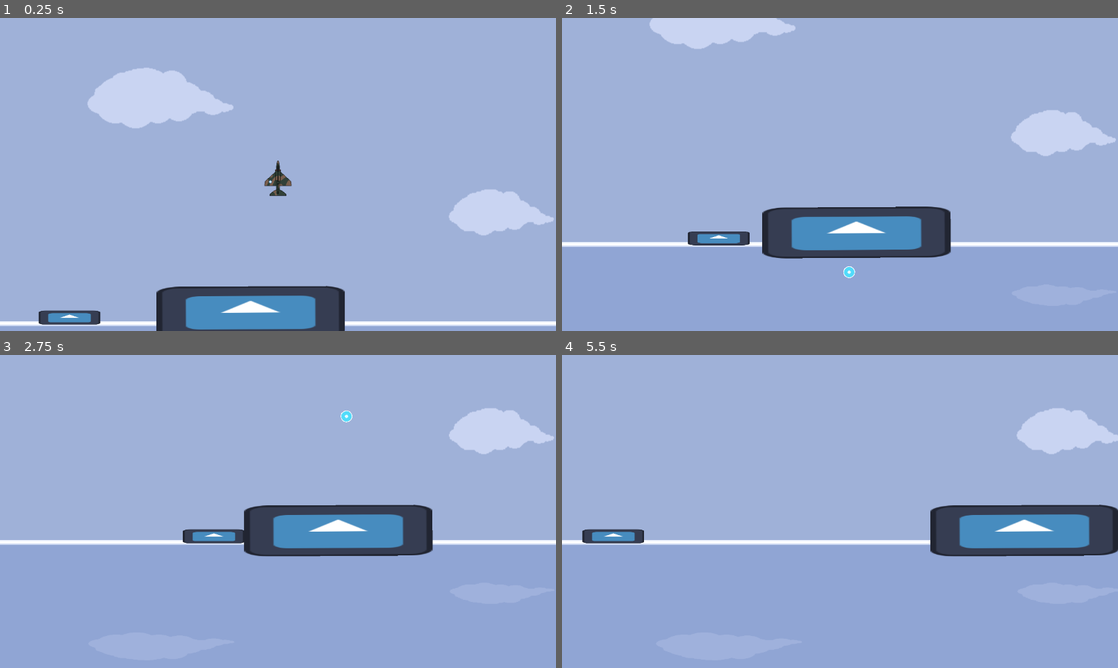
Above: before the commit, frames 1-4 (two rows, left to right).
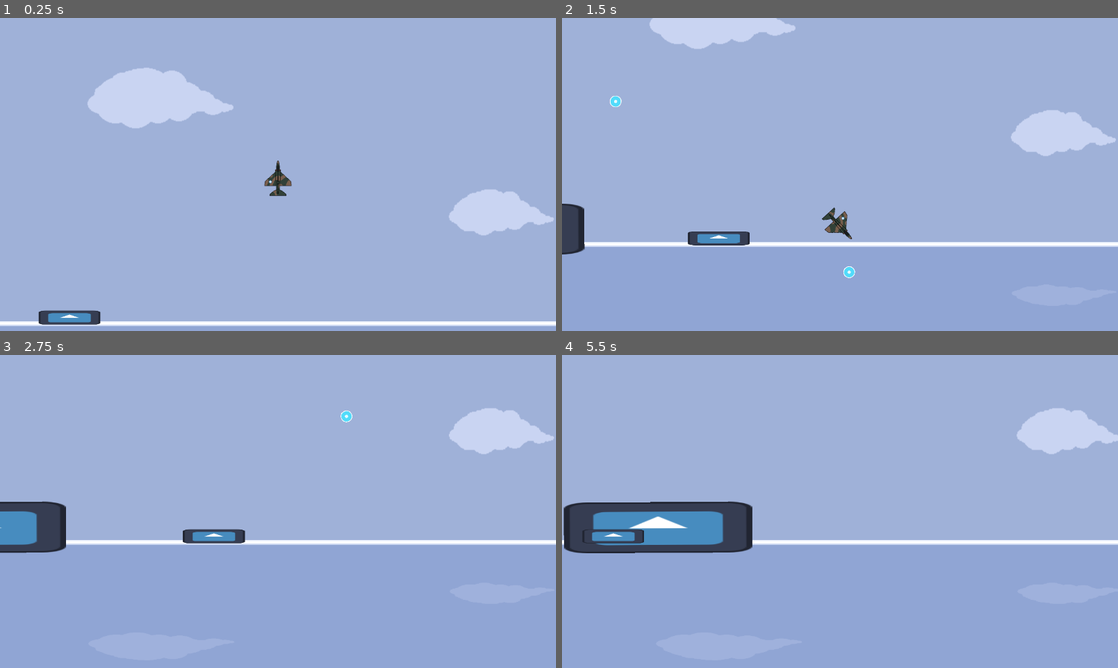
Above: after the commit, the same moments.

Repository: NicolasLaure/AceStrider
Game: Godot game, scene res://Scenes/nacho_test_scene.tscn
The game is run twice, just before and just after one commit, with the same random seed, the same clock (stepped at 60 frames per second) and the same inputs. The engine's default icon, where the game draws it, is replaced by a stand-in: a white triangle on a blue panel in a dark square.
Inputs:
- Up to frame 1 (0.25 s): no input
- Up to frame 2 (1.5 s): hold D 0.53-1.28 s; tap Space (Shoot) at 0.6, 1.35 s; hold A from 1.28 s (still down)
- Up to frame 3 (2.75 s): release A at 2.03 s; hold D from 2.03 s (still down); tap Space (Shoot) at 2.1 s
- Up to frame 4 (5.5 s): release D at 2.78 s; hold W (Thrust) 2.78-3.53 s; tap Space (Shoot) every 0.75 s from 2.85 to 5.1 s; hold A from 3.53 s (still down)

The runs differ from the first frame. In frame 1, 4.8% of the frame differs, in the area x 28-62%, y 85-100%; in frame 2, 6.1%; in frame 3, 7.4%; in frame 4, 10%, in the area x 0-100%, y 46-65%.

Commit message:
Add shooting enemies

Diff:
--- a/Scenes/nacho_test_scene.tscn
+++ b/Scenes/nacho_test_scene.tscn
@@ -116,5 +116,6 @@
 region_rect = Rect2(0, 0, 12288, 758)
 
 [node name="Big Ship" parent="." instance=ExtResource("8_nia6i")]
+position = Vector2(496, 733)
 
 [node name="Small Ship" parent="." instance=ExtResource("9_wl7ff")]
--- a/Scripts/big_ship.tscn
+++ b/Scripts/big_ship.tscn
@@ -10,6 +10,9 @@
 var isMovingRight:bool
 var timer:float
 var movingCooldown:float = 0
+var shootTimer:float
+var shootCooldown:float = 1
+const bulletPath = preload(\"res://Scripts/Bullet.tscn\")
 
 func _physics_process(delta):
 	if (timer >= movingCooldown):
@@ -28,7 +31,28 @@
 		dir.x = -1
 
 	translate(dir * SPEED * delta)
-	pass
+
+	if (shootTimer >= shootCooldown):
+		shootTimer = 0
+		Shoot();
+	else:
+		shootTimer += delta
+pass
+
+func Shoot():
+	var bullet = bulletPath.instantiate()
+
+	var playerPosition = get_tree().root.get_node(\"LevelScene/Player\").position
+
+	get_parent().add_child(bullet)
+	bullet.position = $Marker2D.global_position
+
+	velocity.y -= dir.y
+	velocity.x -= dir.x
+
+	bullet.dir = playerPosition - position
+	bullet.rotation = rad_to_deg(atan2(bullet.dir.y, bullet.dir.x))
+pass
 
 "
 
@@ -39,12 +63,13 @@
 script = SubResource("GDScript_gibry")
 
 [node name="Sprite2D" type="Sprite2D" parent="."]
-position = Vector2(1023.1, 737.417)
 rotation = -0.00558264
 scale = Vector2(2.11719, 0.570313)
 texture = ExtResource("1_5cvhd")
 
 [node name="CollisionShape2D" type="CollisionShape2D" parent="."]
-position = Vector2(1023.1, 737.417)
 rotation = -0.00558264
 shape = SubResource("RectangleShape2D_svkj1")
+
+[node name="Marker2D" type="Marker2D" parent="."]
+position = Vector2(0, -54)
